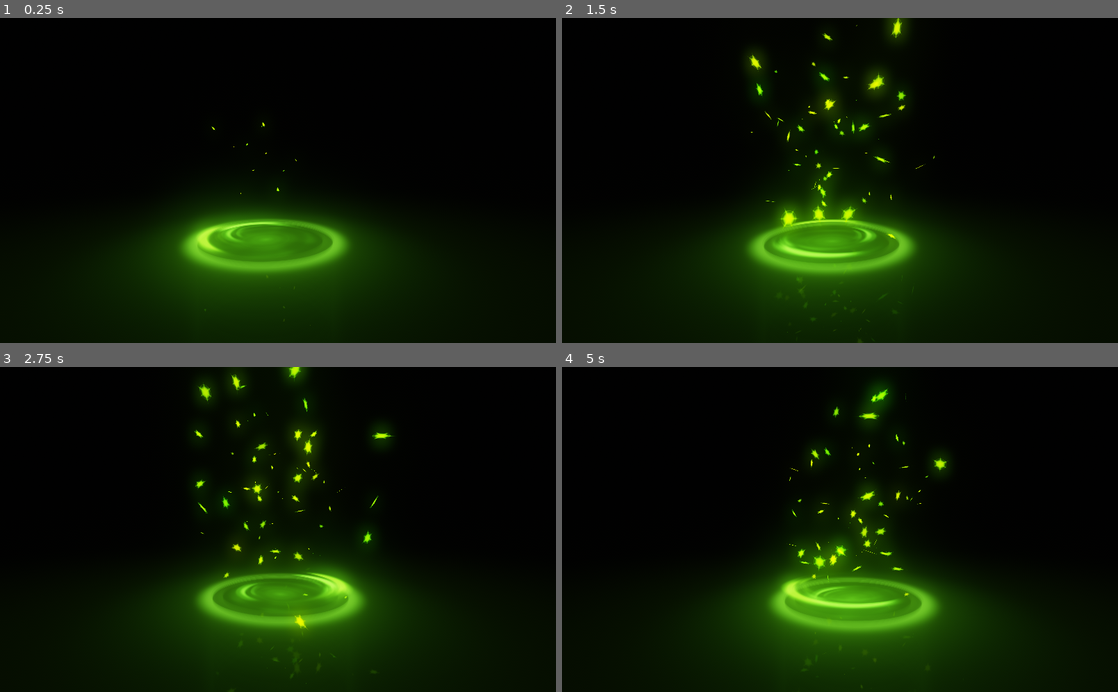
Above: before the commit, frames 1-4 (two rows, left to right).
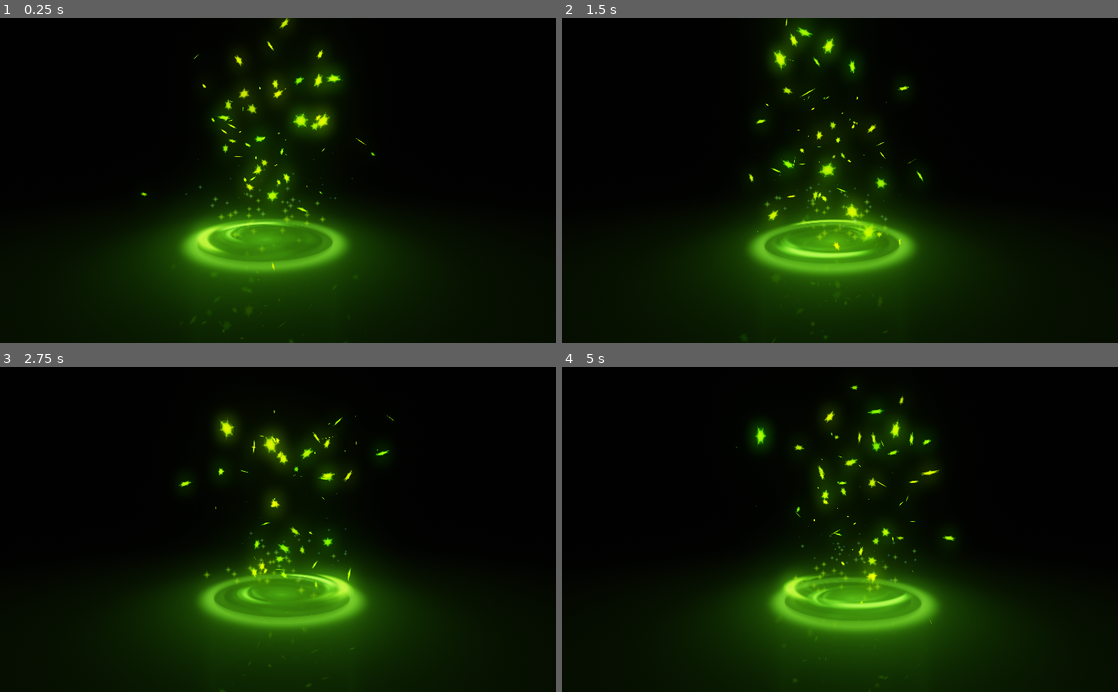
Above: after the commit, the same moments.

Repository: Calinou/godot-healing-vfx
Game: Godot game, scene res://test.tscn
Two runs of this game, one before a commit and one after it. Both use one fixed random seed, a clock stepped at 60 frames per second and the inputs below.
Inputs:
- Up to frame 1 (0.25 s): no input
- Up to frame 2 (1.5 s): hold Up (ui_up) 0.53-1.28 s; hold Down (ui_down) from 1.28 s (still down)
- Up to frame 3 (2.75 s): release Down (ui_down) at 2.03 s; hold Up (ui_up) from 2.03 s (still down)
- Up to frame 4 (5 s): release Up (ui_up) at 3.53 s; hold Down (ui_down) from 3.53 s (still down)

The runs differ from the first frame. In frame 1, 6.4% of the frame differs, in the area x 25-68%, y 0-100%; in frame 2, 4.8%; in frame 3, 4.3%; in frame 4, 5.0%.

Commit message:
Add buff particles and playback speed control script

Diff:
--- /dev/null
+++ b/test.gd
@@ -0,0 +1,19 @@
+extends Spatial
+
+
+func _input(event):
+	# Control animation playback speed.
+	# Allow echo events.
+	if Input.is_action_pressed("ui_up"):
+		for node in get_children():
+			if node.get("speed_scale") != null:
+				node.set("speed_scale", clamp(node.get("speed_scale") + 0.1, 0.001, 4))
+			if node.get("playback_speed") != null:
+				node.set("playback_speed", clamp(node.get("playback_speed") + 0.1, 0.001, 4))
+
+	if Input.is_action_pressed("ui_down"):
+		for node in get_children():
+			if node.get("speed_scale") != null:
+				node.set("speed_scale", clamp(node.get("speed_scale") - 0.1, 0.001, 4))
+			if node.get("playback_speed") != null:
+				node.set("playback_speed", clamp(node.get("playback_speed") - 0.1, 0.001, 4))
--- a/test.tscn
+++ b/test.tscn
@@ -1,10 +1,12 @@
-[gd_scene load_steps=28 format=2]
+[gd_scene load_steps=37 format=2]
 
 [ext_resource path="res://addons/kenney_particle_pack/star_09.png" type="Texture" id=1]
 [ext_resource path="res://addons/kenney_particle_pack/circle_03.png" type="Texture" id=2]
 [ext_resource path="res://addons/kenney_particle_pack/twirl_03.png" type="Texture" id=3]
 [ext_resource path="res://addons/kenney_particle_pack/twirl_02.png" type="Texture" id=4]
 [ext_resource path="res://addons/kenney_particle_pack/light_01.png" type="Texture" id=5]
+[ext_resource path="res://addons/kenney_particle_pack/star_01.png" type="Texture" id=6]
+[ext_resource path="res://test.gd" type="Script" id=7]
 
 [sub_resource type="CubeMesh" id=1]
 flip_faces = true
@@ -111,7 +113,51 @@
 [sub_resource type="QuadMesh" id=21]
 material = SubResource( 20 )
 
-[sub_resource type="Animation" id=22]
+[sub_resource type="Gradient" id=28]
+offsets = PoolRealArray( 0, 0.25, 1 )
+colors = PoolColorArray( 0.501961, 1, 0, 0, 0.5, 1, 0, 0.25098, 0, 0.214844, 1, 0 )
+
+[sub_resource type="GradientTexture" id=29]
+gradient = SubResource( 28 )
+width = 256
+
+[sub_resource type="Curve" id=22]
+_data = [ Vector2( 0, 0 ), 0.0, 0.0, 0, 0, Vector2( 0.111842, 0.994318 ), 0.0, 0.0, 0, 0, Vector2( 1, 0 ), 0.0, 0.0, 0, 0 ]
+
+[sub_resource type="CurveTexture" id=23]
+width = 256
+curve = SubResource( 22 )
+
+[sub_resource type="ParticlesMaterial" id=24]
+emission_shape = 2
+emission_box_extents = Vector3( 0.55, 0, 0.55 )
+direction = Vector3( 0, 1, 0 )
+spread = 0.0
+gravity = Vector3( 0, 0, 0 )
+initial_velocity = 0.4
+initial_velocity_random = 0.5
+radial_accel = 0.1
+tangential_accel = 0.1
+damping = 0.05
+scale = 0.25
+scale_curve = SubResource( 23 )
+color_ramp = SubResource( 29 )
+
+[sub_resource type="SpatialMaterial" id=25]
+flags_transparent = true
+flags_unshaded = true
+vertex_color_use_as_albedo = true
+params_billboard_mode = 3
+params_billboard_keep_scale = true
+particles_anim_h_frames = 1
+particles_anim_v_frames = 1
+particles_anim_loop = false
+albedo_texture = ExtResource( 6 )
+
+[sub_resource type="QuadMesh" id=26]
+material = SubResource( 25 )
+
+[sub_resource type="Animation" id=27]
 length = 10.0
 loop = true
 tracks/0/type = "value"
@@ -223,7 +269,8 @@
 "values": [ Vector3( 0, 0.05, 0 ), Vector3( 0, 0.12, 0 ) ]
 }
 
-[node name="Spatial" type="Spatial"]
+[node name="Test" type="Spatial"]
+script = ExtResource( 7 )
 
 [node name="Ground" type="MeshInstance" parent="."]
 mesh = SubResource( 1 )
@@ -375,14 +422,32 @@
 [node name="Sparks" type="Particles" parent="."]
 transform = Transform( 1, 0, 0, 0, 1, 0, 0, 0, 1, 0, 1, 0 )
 amount = 80
+preprocess = 1.0
 process_material = SubResource( 19 )
 draw_pass_1 = SubResource( 21 )
 
 [node name="SparksReflection" type="Particles" parent="."]
 transform = Transform( -1, 8.74228e-08, 0, -8.74228e-08, -1, 0, 0, 0, 1, 0, -1, 0 )
 amount = 80
+preprocess = 1.0
 process_material = SubResource( 19 )
 draw_pass_1 = SubResource( 21 )
+
+[node name="Buff" type="Particles" parent="."]
+transform = Transform( 1, 0, 0, 0, 1, 0, 0, 0, 1, 0, 0.05, 0 )
+amount = 80
+lifetime = 3.0
+preprocess = 3.0
+process_material = SubResource( 24 )
+draw_pass_1 = SubResource( 26 )
+
+[node name="BuffReflection" type="Particles" parent="."]
+transform = Transform( -1, 8.74228e-08, 0, -8.74228e-08, -1, 0, 0, 0, 1, 0, -0.05, 0 )
+amount = 80
+lifetime = 3.0
+preprocess = 3.0
+process_material = SubResource( 24 )
+draw_pass_1 = SubResource( 26 )
 
 [node name="Camera" type="Camera" parent="."]
 transform = Transform( 0.5448, 0.0438579, -0.837418, 0, 0.998631, 0.0523011, 0.838566, -0.0284936, 0.544054, -2.00403, 0.77908, 1.45738 )
Not shown: 1 places in test.tscn that only renumber resources
